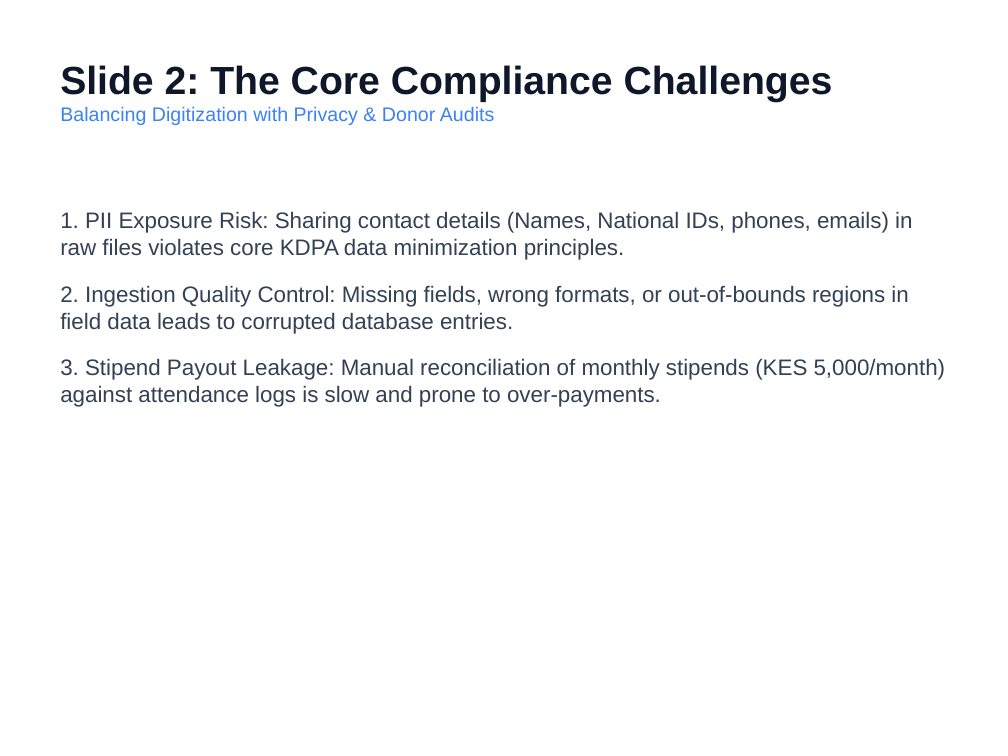
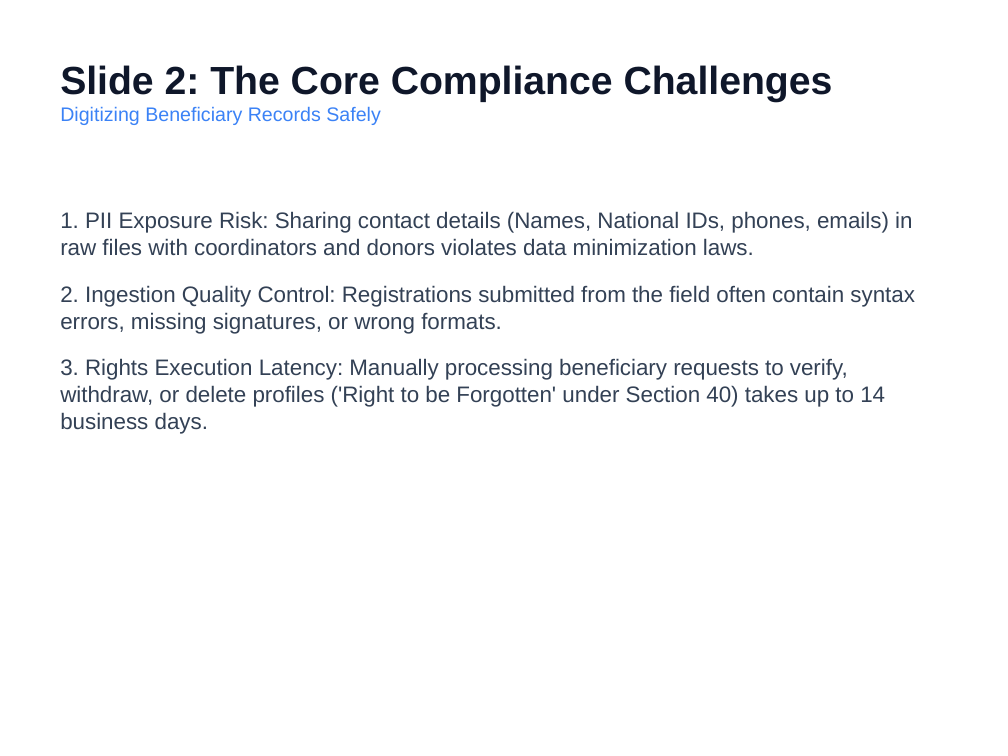
Before and after one commit to Omae24/SynergyHackathonV2, a slide deck: slide 2 of presentation_slides.pptx. Drawn at 1008x756 pixels with LibreOffice and Linux fonts; fonts in the diff are those of the drawing. Boxes give left, top, right and bottom in pixels: in the first picture for what was removed or moved away, otherwise in the second. Text is boxed around its words. In the diff, an @@ line names an element or a change of style, - is before the commit and + after.

Commit message:
Refocus portal, DB, slides, and memos entirely on data privacy and KDPA compliance, removing financial audits

```diff
--- a/presentation_slides.pptx
+++ b/presentation_slides.pptx
@@ text at bbox=[60, 106, 381, 125]: text changed @@
-Balancing Digitization with Privacy & Donor Audits
+Digitizing Beneficiary Records Safely
@@ text at bbox=[60, 211, 915, 434]: text changed @@
-1. PII Exposure Risk: Sharing contact details (Names, National IDs, phones, emails) in raw files violates core KDPA data minimization principles.
-2. Ingestion Quality Control: Missing fields, wrong formats, or out-of-bounds regions in field data leads to corrupted database entries.
-3. Stipend Payout Leakage: Manual reconciliation of monthly stipends (KES 5,000/month) against attendance logs is slow and prone to over-payments.
+1. PII Exposure Risk: Sharing contact details (Names, National IDs, phones, emails) in raw files with coordinators and donors violates data minimization laws.
+2. Ingestion Quality Control: Registrations submitted from the field often contain syntax errors, missing signatures, or wrong formats.
+3. Rights Execution Latency: Manually processing beneficiary requests to verify, withdraw, or delete profiles ('Right to be Forgotten' under Section 40) takes up to 14 business days.
```
Also in this commit, not shown: 2 other slides changed, 1 slide added, 1 slide removed, 10 other files.
